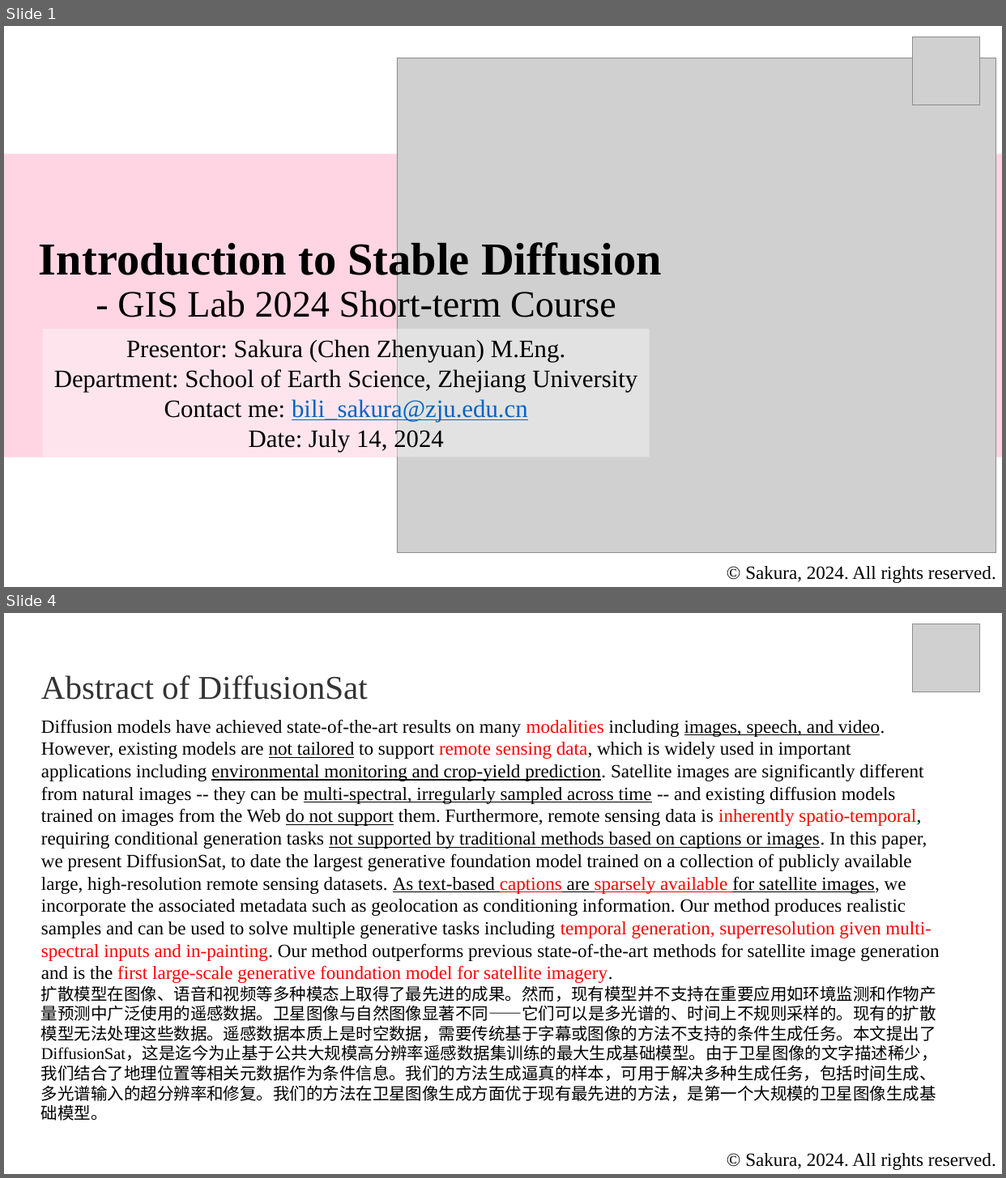
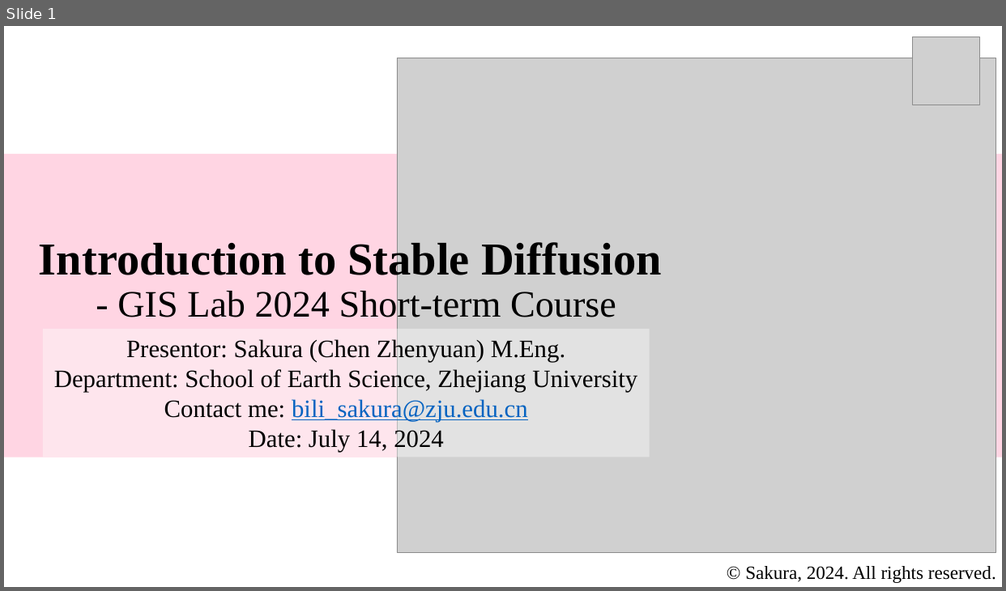
Before and after one commit to Bili-Sakura/GISLab-Short-Term-Course, a slide deck: lectures/Introduction_to_Stable_Diffusions_with_Codes.pptx. Shown one above the other, each under a label of ours: slides 1 and 4 before the commit, slide 1 after it; the slides between them are not shown. The pictures are 1006x1178 and 1006x591 pixels, drawn with LibreOffice and Linux fonts; fonts in the diff are those of the drawing; grey boxes stand for pictures. Boxes give left, top, right and bottom in pixels: in the first picture for what was removed or moved away, otherwise in the second. Text is boxed around its words. In the diff, an @@ line names an element or a change of style, - is before the commit and + after.

```diff
--- a/lectures/Introduction_to_Stable_Diffusions_with_Codes.pptx
+++ b/lectures/Introduction_to_Stable_Diffusions_with_Codes.pptx
@@ slide 4 removed at (4, 613, 1002, 1174), background #FFFFFF @@
@@ picture removed at (913, 624, 980, 692) @@
@@ text removed at (41, 675, 368, 700) @@
-  Abstract of DiffusionSat
@@ text removed at (41, 719, 939, 1121) @@
-Diffusion models have achieved state-of-the-art results on many modalities including images, speech, and video. However, existing models are not tailored to support remote sensing data, which is widely used in important applications including environmental monitoring and crop-yield prediction. Satellite images are significantly different from natural images -- they can be multi-spectral, irregularly sampled across time -- and existing diffusion models trained on images from the Web do not support them. Furthermore, remote sensing data is inherently spatio-temporal, requiring conditional generation tasks not supported by traditional methods based on captions or images. In this paper, we present DiffusionSat, to date the largest generative foundation model trained on a collection of publicly available large, high-resolution remote sensing datasets. As text-based captions are sparsely available for satellite images, we incorporate the associated metadata such as geolocation as conditioning information. Our method produces realistic samples and can be used to solve multiple generative tasks including temporal generation, superresolution given multi-spectral inputs and in-painting. Our method outperforms previous state-of-the-art methods for satellite image generation and is the first large-scale generative foundation model for satellite imagery.
-扩散模型在图像、语音和视频等多种模态上取得了最先进的成果。然而，现有模型并不支持在重要应用如环境监测和作物产量预测中广泛使用的遥感数据。卫星图像与自然图像显著不同——它们可以是多光谱的、时间上不规则采样的。现有的扩散模型无法处理这些数据。遥感数据本质上是时空数据，需要传统基于字幕或图像的方法不支持的条件生成任务。本文提出了DiffusionSat，这是迄今为止基于公共大规模高分辨率遥感数据集训练的最大生成基础模型。由于卫星图像的文字描述稀少，我们结合了地理位置等相关元数据作为条件信息。我们的方法生成逼真的样本，可用于解决多种生成任务，包括时间生成、多光谱输入的超分辨率和修复。我们的方法在卫星图像生成方面优于现有最先进的方法，是第一个大规模的卫星图像生成基础模型。
@@ text removed at (745, 1153, 996, 1170) @@
-© Sakura, 2024. All rights reserved.
```
Also in this commit, not shown: 3 slides changed, 14 slides added, 2 other files.
